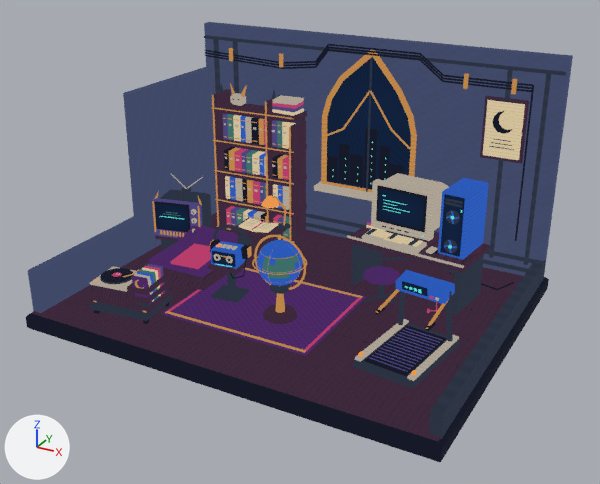
One commit to the glTF model assets/room/gothic-hardware/room-source.glb: the scene before it, then after it.
Camera for both pictures: a camera (50 mm lens) standing at (8.31, -15.06, 8.83) and looking at (0.23, -0.35, 1.48). Arrows for +X, +Y and +Z are at lower left; the lights stay in place. The older version comes first. Where no turn or scale is listed for an object, it has been applied to the vertices. Vertices at exactly the same position are counted once.

Objects in the first picture: 'body__collect', 'body__listen', 'body__move', 'body__play', 'body__read', 'body__travel', 'body__watch', 'room-shell', 'surface__travel' and 5 more.
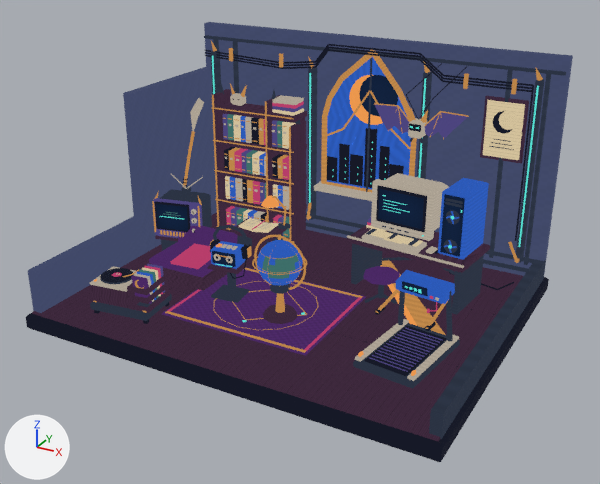
What the commit changed:
me_room_shell is used by ob_room_shell; location (0.0, 0.0, 0.0).
me_room_shell had 1348 vertices, 2137 faces and spanned x -4.85..4.85, y -3.75..3.75, z -0.42..5.3.
me_room_shell now has 1879 vertices, 3001 faces and spans x -4.85..4.85, y -3.75..3.75, z -0.42..5.3.
me_room_shell part 1: a new loose piece, a 24-sided cylinder along y spanning x -0.43..0.81, y 3.375..3.39, z 3.21..4.45, in mat_baked_ink___paper___hardware.
me_room_shell part 2: a new loose piece, a 24-sided cylinder along y spanning x -0.15..0.87, y 3.355..3.37, z 3.45..4.47, in mat_baked_ink___paper___hardware.
me_room_shell part 3: a new loose piece, a box spanning x -4.32..-4.18, y 3.06..3.28, z 0.5..4.65, in mat_baked_ink___paper___hardware.
me_room_shell part 4: a new loose piece, a box spanning x -4.267..-4.233, y 3.027..3.053, z 0.9..4.55, in mat_baked_ink___paper___hardware.
me_room_shell part 5: a new loose piece, a box spanning x -1.42..-1.28, y 3.06..3.28, z 0.5..4.5, in mat_baked_ink___paper___hardware.
me_room_shell part 6: a new loose piece, a box spanning x -1.368..-1.332, y 3.027..3.053, z 0.9..4.4, in mat_baked_ink___paper___hardware.
me_room_shell part 7: a new loose piece, a box spanning x 1.58..1.72, y 3.06..3.28, z 0.5..4.7, in mat_baked_ink___paper___hardware.
me_room_shell part 8: a new loose piece, a box spanning x 1.632..1.668, y 3.027..3.053, z 0.9..4.6, in mat_baked_ink___paper___hardware.
me_room_shell part 9: a new loose piece, a box spanning x 4.15..4.29, y 3.06..3.28, z 0.5..4.8, in mat_baked_ink___paper___hardware.
me_room_shell part 10: a new loose piece, a box spanning x 4.202..4.237, y 3.027..3.053, z 0.9..4.7, in mat_baked_ink___paper___hardware.
me_room_shell part 11: 120 vertices added at x -1.54..3.8, y -2.09..2.98, z 0.03..1.02.
me_room_shell part 12: 55 vertices added at x -1.48..4.28, y 0.99..3.24, z 4.19..5.09.
me_room_shell part 13: 54 vertices added at x -4.52..-4.0, y 1.41..3.24, z 0.27..4.94.
me_room_shell part 14: 10 vertices added at x 3.97..4.25, y 2.91..2.98, z 0.54..1.03.
me_room_shell part 15: 7 kept faces spanning x -1.06..1.37, y 3.4, z 1.48..5.02 get new texture (UV) coordinates.
me_room_shell part 16: 1628 kept faces spanning x -4.85..4.85, y -3.75..3.75, z -0.42..5.3 get new vertex colours.
Other edits to the shape of me_room_shell do not show in these pictures.
Mesh me_familiar_body is new.
It has 180 vertices, 287 faces and spans x -1.05..1.05, y -0.2..0.15, z -0.3..0.43.
It uses material mat_baked_ink___paper___hardware.
Object 'familiar-body' (ob_familiar_body) is new; it shows me_familiar_body.
Its location is (2.3, 1.0, 4.0).

Where the change shows, as pixel boxes [x1, y1, x2, y2] in the pictures (600 x 484 px):
'familiar-body', added (blue)
    after: [374, 103, 469, 143]
part 1 of me_room_shell, added (orange)
    after: [349, 75, 383, 125]
part 2 of me_room_shell, added (blue)
    after: [359, 75, 398, 116]
part 3 of me_room_shell, added
    after: [211, 50, 221, 95]
part 4 of me_room_shell, added
    after: [212, 56, 215, 94]
part 5 of me_room_shell, added (blue)
    after: [308, 67, 317, 220]
part 6 of me_room_shell, added
    after: [309, 73, 311, 203]
part 7 of me_room_shell, added (blue)
    after: [417, 72, 432, 179]
part 8 of me_room_shell, added
    after: [419, 78, 426, 178]
part 9 of me_room_shell, added (blue)
    after: [516, 79, 544, 263]
part 10 of me_room_shell, added
    after: [518, 86, 539, 247]
part 11 of me_room_shell, added
    after: [214, 203, 445, 335]
part 12 of me_room_shell, added
    after: [308, 56, 543, 120]
part 13 of me_room_shell, added
    after: [183, 41, 217, 187]
part 14 of me_room_shell, added
    after: [508, 242, 518, 262]
part 15 of me_room_shell, surface changed (lighter)
    both: [327, 57, 411, 190]
part 16 of me_room_shell, recoloured
    both: [180, 38, 547, 323]
